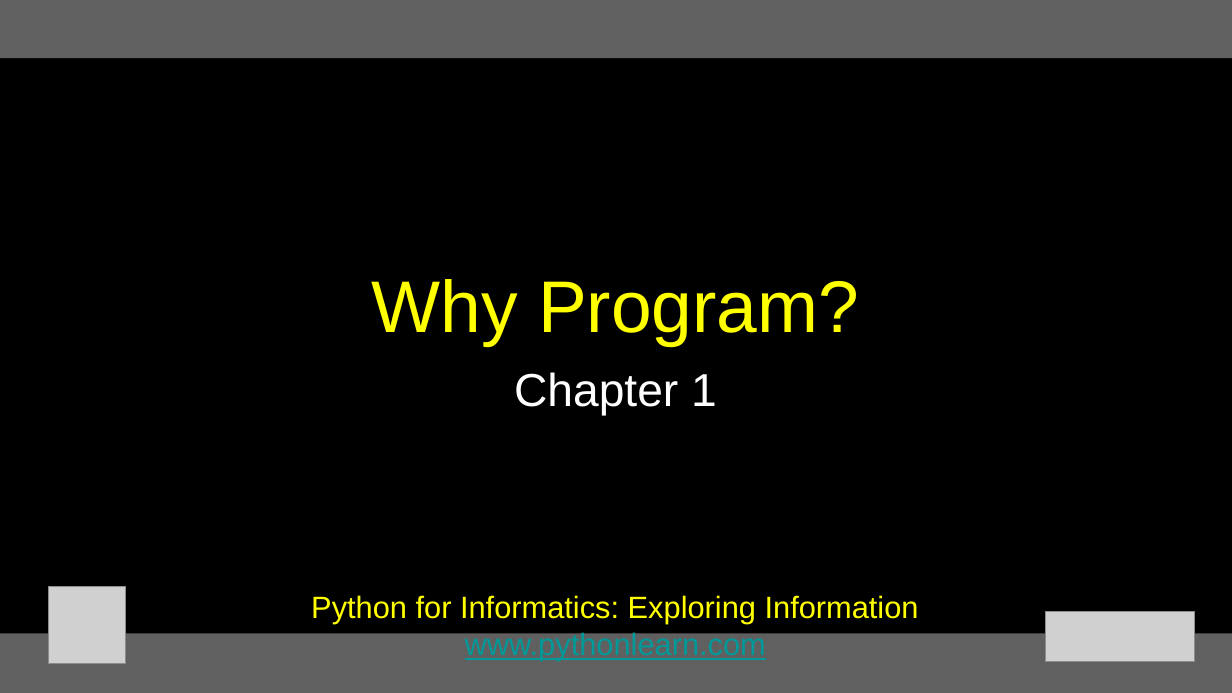
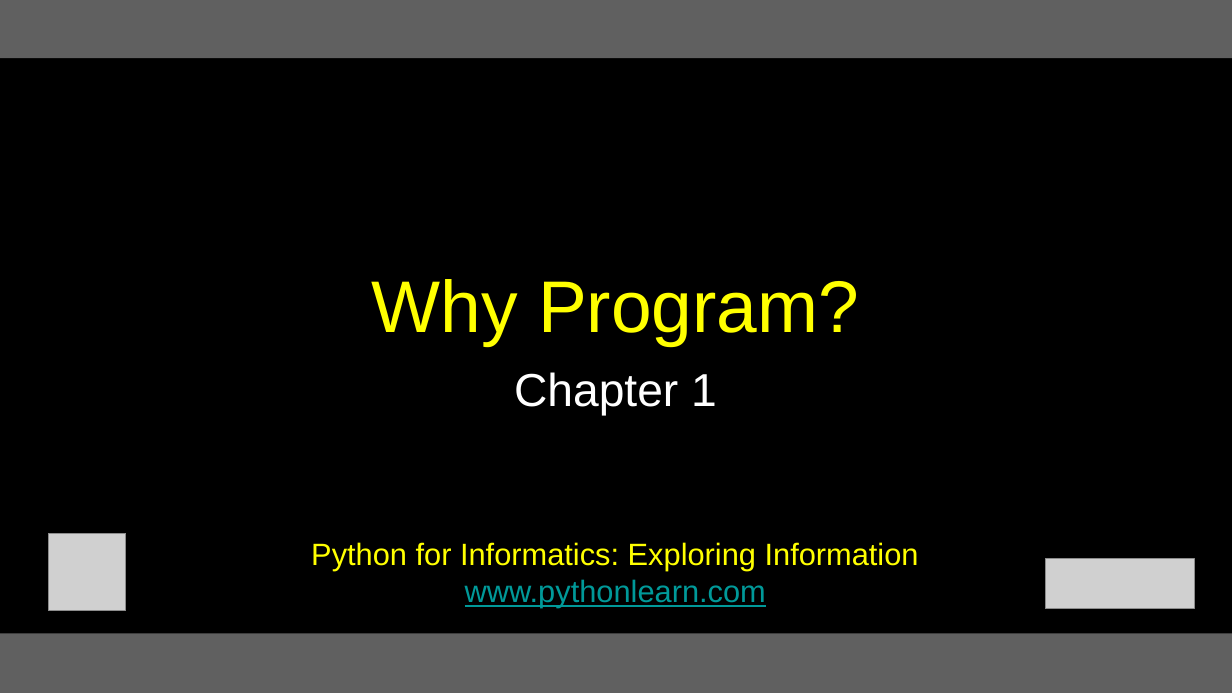
Before and after one commit to csev/py4e, a slide deck: slide 1 of lectures3/Pythonlearn-01-Intro.pptx. Drawn at 1232x693 pixels with LibreOffice and Linux fonts; fonts in the diff are those of the drawing; grey boxes stand for pictures. Boxes give left, top, right and bottom in pixels: in the first picture for what was removed or moved away, otherwise in the second. Text is boxed around its words. In the diff, an @@ line names an element or a change of style, - is before the commit and + after.

```diff
--- a/lectures3/Pythonlearn-01-Intro.pptx
+++ b/lectures3/Pythonlearn-01-Intro.pptx
@@ picture: place and size @@
-picture at [48,586,125,664]
+picture at [48,533,125,610]
@@ text "Python for Informatics: Exploring Information": place and size @@
-text "Python for Informatics: Exploring Information" at [311,595,919,661]
+text "Python for Informatics: Exploring Information" at [311,542,919,608]
@@ picture: place and size @@
-picture at [1045,611,1194,662]
+picture at [1045,558,1194,608]
```
Also in this commit, not shown: 28 other slides changed, 1 slide removed, 10 other files.
